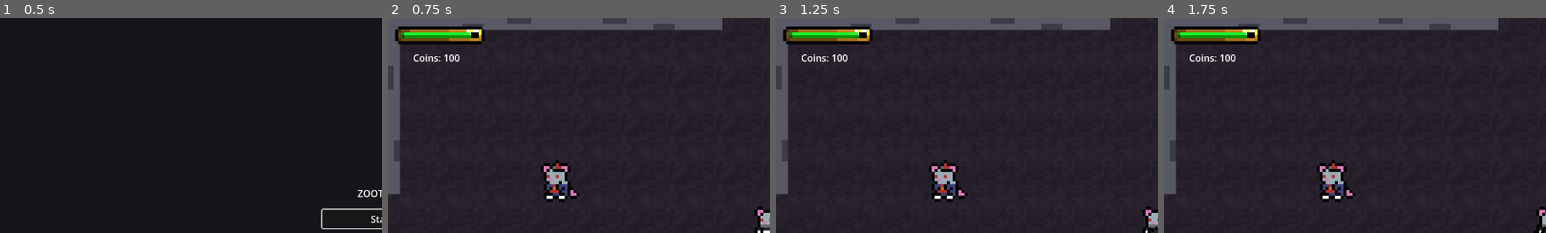
Above: before the commit, frames 1-4 (left to right).
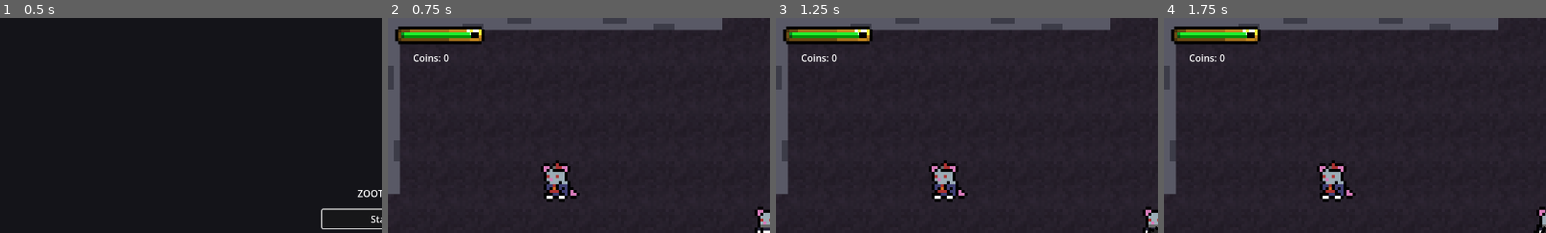
Above: after the commit, the same moments.

Repository: s4hlo/movie-jam
Game: Godot game, scene res://scenes/main_menu.tscn
The game is run twice, just before and just after one commit, with the same random seed, the same clock (stepped at 60 frames per second) and the same inputs. Sound files missing from this copy of the repository are replaced by a short silence.
Inputs (mouse positions are % of the whole screen's width and height, from its top left):
- Up to frame 1 (0.5 s): no input
- Up to frame 2 (0.75 s): click "Start" at 0.5 s
- Up to frame 3 (1.25 s): no input
- Up to frame 4 (1.75 s): move the mouse to (72, 45) at 1.27 s; hold D (move_right) from 1.28 s (still down); tap E (interact) at 1.35 s
The pictures show only the part of the screen within x 0-50%, y 0-50%; the shares and areas given below are measured in that part.

Frame 1 is identical in both runs. In frame 2, 0.1% of the frame differs, in the area x 14-19%, y 16-21%; in frame 3, 0.1%; in frame 4, 0.1%.

Commit message:
buff boss again

Diff:
--- a/scenes/main.tscn
+++ b/scenes/main.tscn
@@ -1,9 +1,10 @@
-[gd_scene load_steps=5 format=3]
+[gd_scene load_steps=6 format=3]
 
 [ext_resource type="Script" path="res://scripts/game_manager.gd" id="1"]
 [ext_resource type="PackedScene" path="res://scenes/pause_menu.tscn" id="2"]
 [ext_resource type="PackedScene" path="res://scenes/hud.tscn" id="3"]
 [ext_resource type="PackedScene" path="res://scenes/game_over.tscn" id="4"]
+[ext_resource type="PackedScene" path="res://scenes/victory.tscn" id="5"]
 
 [node name="Main" type="Node2D"]
 script = ExtResource("1")
@@ -13,3 +14,5 @@
 [node name="HUD" parent="." instance=ExtResource("3")]
 
 [node name="GameOver" parent="." instance=ExtResource("4")]
+
+[node name="Victory" parent="." instance=ExtResource("5")]
--- /dev/null
+++ b/scenes/victory.tscn
@@ -0,0 +1,35 @@
+[gd_scene load_steps=2 format=3]
+
+[ext_resource type="Script" path="res://scripts/victory.gd" id="1"]
+
+[node name="Victory" type="CanvasLayer"]
+script = ExtResource("1")
+
+[node name="Overlay" type="ColorRect" parent="."]
+anchors_preset = 15
+anchor_right = 1.0
+anchor_bottom = 1.0
+color = Color(0.0, 0.0, 0.0, 0.5)
+
+[node name="VBox" type="VBoxContainer" parent="."]
+anchors_preset = 8
+anchor_left = 0.5
+anchor_top = 0.5
+anchor_right = 0.5
+anchor_bottom = 0.5
+offset_left = -120.0
+offset_top = -50.0
+offset_right = 120.0
+offset_bottom = 50.0
+theme_override_constants/separation = 16
+
+[node name="Title" type="Label" parent="VBox"]
+layout_mode = 2
+text = "Obrigado por jogar!"
+horizontal_alignment = 1
+
+[node name="MainMenu" type="Button" parent="VBox"]
+layout_mode = 2
+text = "Main Menu"
+
+[connection signal="pressed" from="VBox/MainMenu" to="." method="_on_main_menu_pressed"]
--- a/scripts/enemys/rat_boss.gd
+++ b/scripts/enemys/rat_boss.gd
@@ -16,7 +16,7 @@
 const KNOCKBACK_FORCE := 500.0
 const SPEED_RUSH := 400.0
 const KNOCKBACK_FRICTION := 0.85
-var health: int = 200
+var health: int = 400
 var damage: int = 1
 var speed_rush: float
 
@@ -33,7 +33,7 @@
 
 const ENEMY_BULLET = preload("res://scenes/gunshot/enemy_bullet.tscn")
 const SHOOT_RANGE := 350.0
-const SHOOT_COOLDOWN := 0.5
+const SHOOT_COOLDOWN := 0.25
 
 var _shoot_cooldown_time := 2.0
 
@@ -170,6 +170,7 @@
 	SaveManager.add_rat_kill()
 	await get_tree().create_timer(0.5).timeout
 	queue_free()
+	get_tree().call_group("Victory", "show_victory")
 
 func flash_hit() -> void:
 	sprite.material.set_shader_parameter("hit", true)
@@ -222,7 +223,7 @@
 		if not area.is_in_group("laser"):
 			area.queue_free()
 		flash_hit()
-		if health <= 100 and current_Phases == Phases.FIRST:
+		if health <= 150 and current_Phases == Phases.FIRST:
 			current_Phases = Phases.SECOND
 			# animacao da troca
 
--- a/scripts/save_manager.gd
+++ b/scripts/save_manager.gd
@@ -5,7 +5,7 @@
 
 const SAVE_PATH := "user://save.json"
 
-var coins: int = 100 # TEMP debug start coins
+var coins: int = 0
 var rats_killed: int = 0
 
 func _ready() -> void:
@@ -26,7 +26,7 @@
 	save_game()
 
 func reset_run() -> void:
-	coins = 100 # TEMP debug start coins
+	coins = 0
 	coins_changed.emit(coins)
 
 func save_game() -> void:
--- /dev/null
+++ b/scripts/victory.gd
@@ -0,0 +1,16 @@
+extends CanvasLayer
+
+func _ready() -> void:
+	visible = false
+	process_mode = Node.PROCESS_MODE_ALWAYS
+	add_to_group("Victory")
+
+func show_victory() -> void:
+	get_tree().paused = true
+	visible = true
+	$VBox/MainMenu.grab_focus()
+
+func _on_main_menu_pressed() -> void:
+	Input.set_custom_mouse_cursor(null)
+	get_tree().paused = false
+	get_tree().change_scene_to_file("res://scenes/main_menu.tscn")
Not shown, added: scripts/victory.gd.uid
